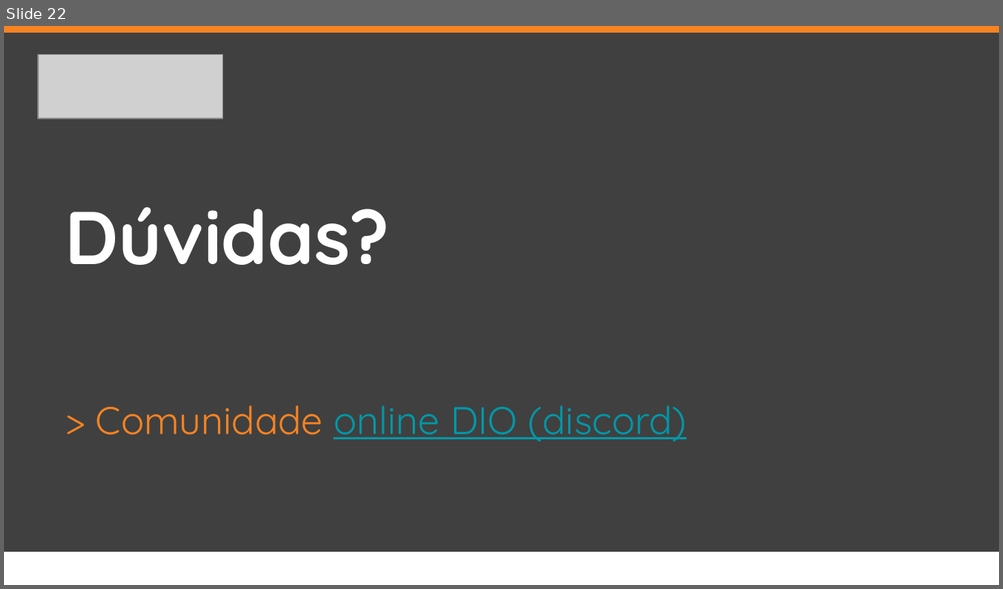
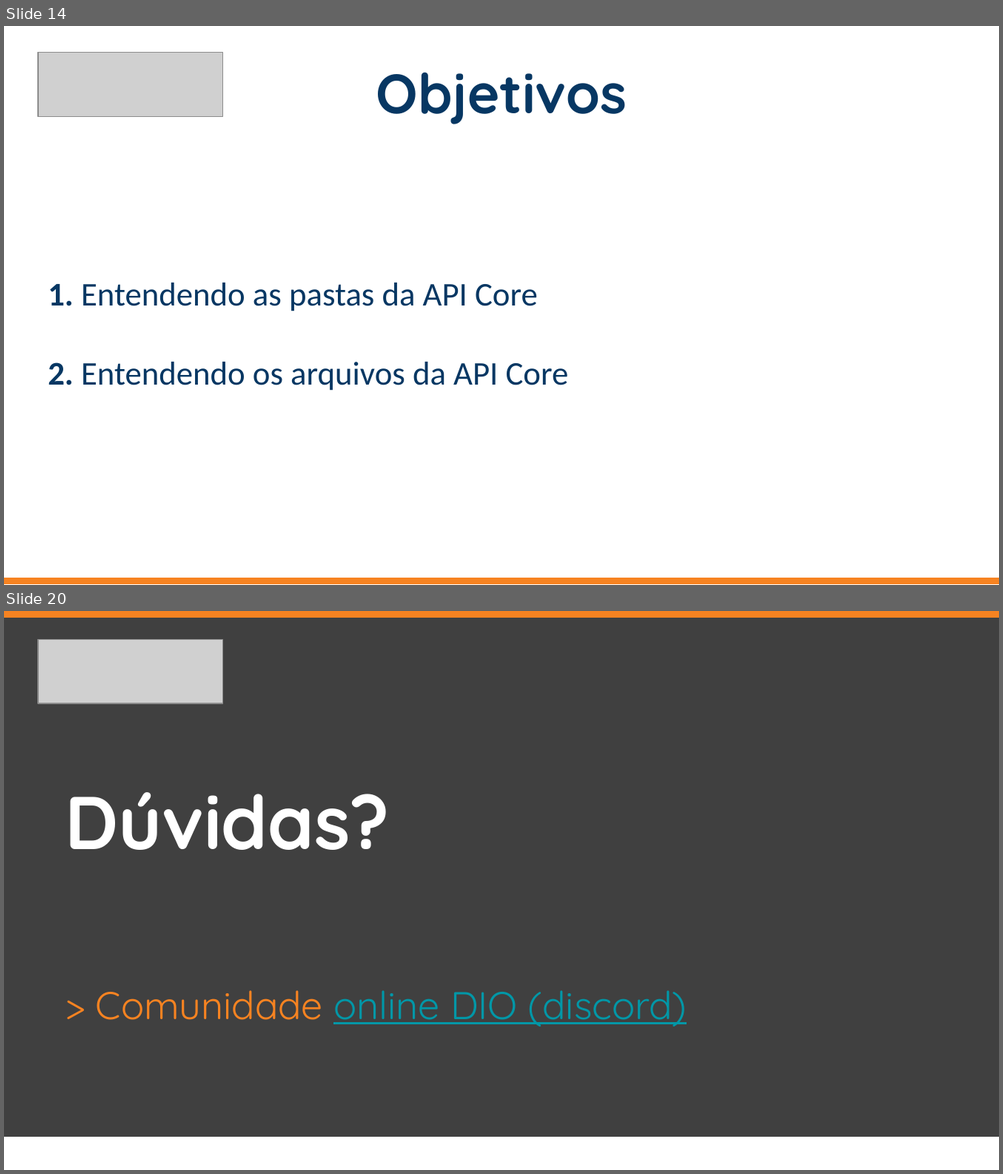
Before and after one commit to everis-New-Talents-NET/EverisStore, a slide deck: slide/Projeto everis - API REST .Net Core com JWT.pptx. Shown one above the other, each under a label of ours: slide 22 before the commit, slides 14 and 20 after it; the slides between them are not shown. The pictures are 1003x589 and 1003x1174 pixels, drawn with LibreOffice and Linux fonts; fonts in the diff are those of the drawing; grey boxes stand for pictures. Boxes give left, top, right and bottom in pixels: in the first picture for what was removed or moved away, otherwise in the second. Text is boxed around its words. In the diff, an @@ line names an element or a change of style, - is before the commit and + after.

```diff
--- a/slide/Projeto everis - API REST .Net Core com JWT.pptx
+++ b/slide/Projeto everis - API REST .Net Core com JWT.pptx
@@ slide 14 added at (4, 26, 999, 585), background #FFFFFF @@
@@ picture added at (38, 53, 223, 118) @@
@@ subtitle added at (376, 72, 626, 124), 40 pt, text #073763, bold @@
+Objetivos
@@ subtitle added at (48, 283, 569, 391), 24 pt, text #073763 @@
+1. Entendendo as pastas da API Core
+2. Entendendo os arquivos da API Core
@@ rectangle added at (4, 578, 999, 584), fill #F78321, outline #F78321 0.75 pt @@
@@ what was slide 22 is now slide 20 @@
```
Also in this commit, not shown: 9 slides changed, 4 other slides added, 7 slides removed, 14 other files.
